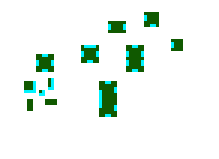
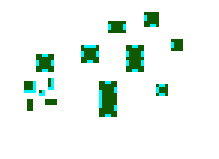
The second 219x159 image is a revision of the first. Changes to its layers:
painted on "Layer" over [156, 84, 168, 96]
